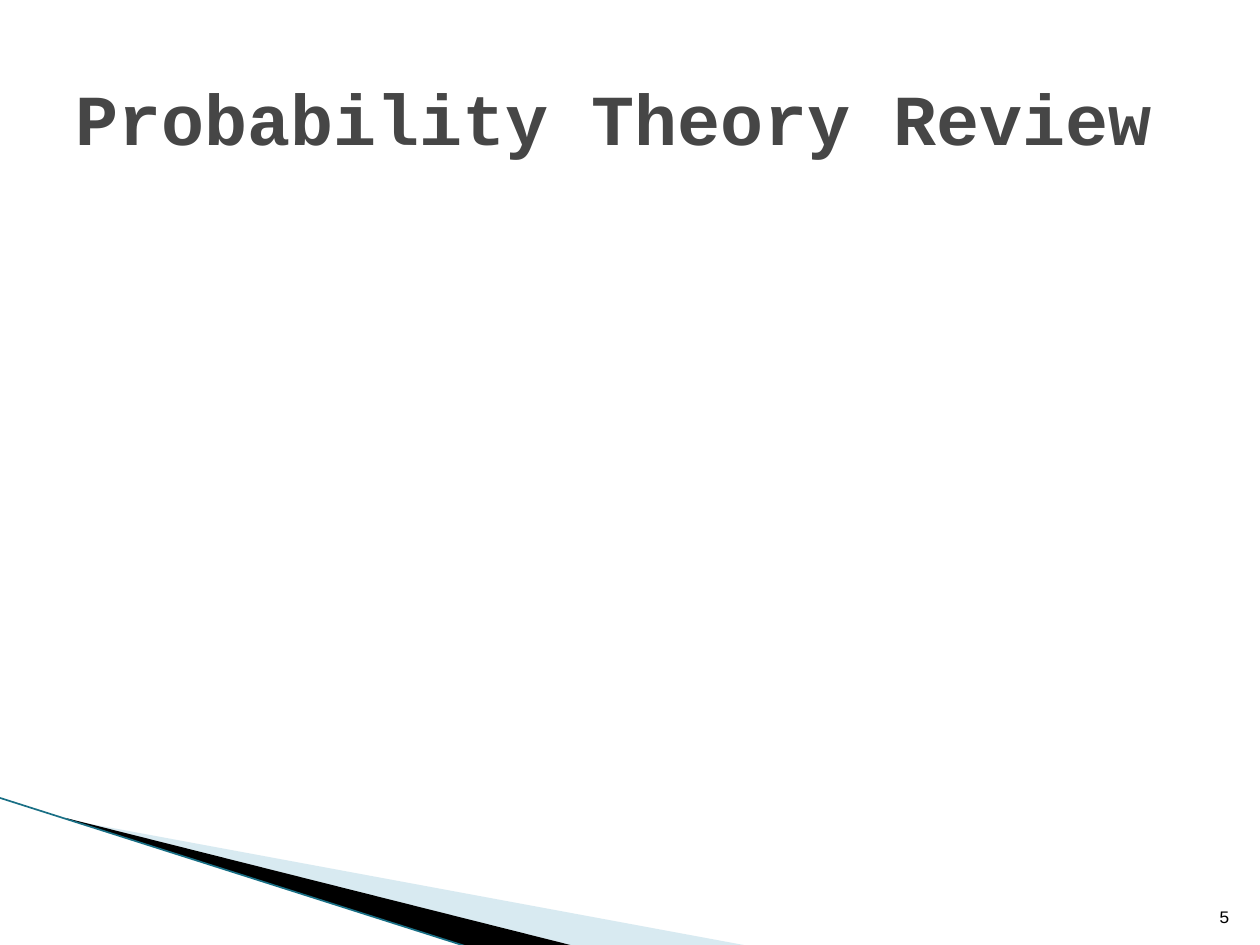
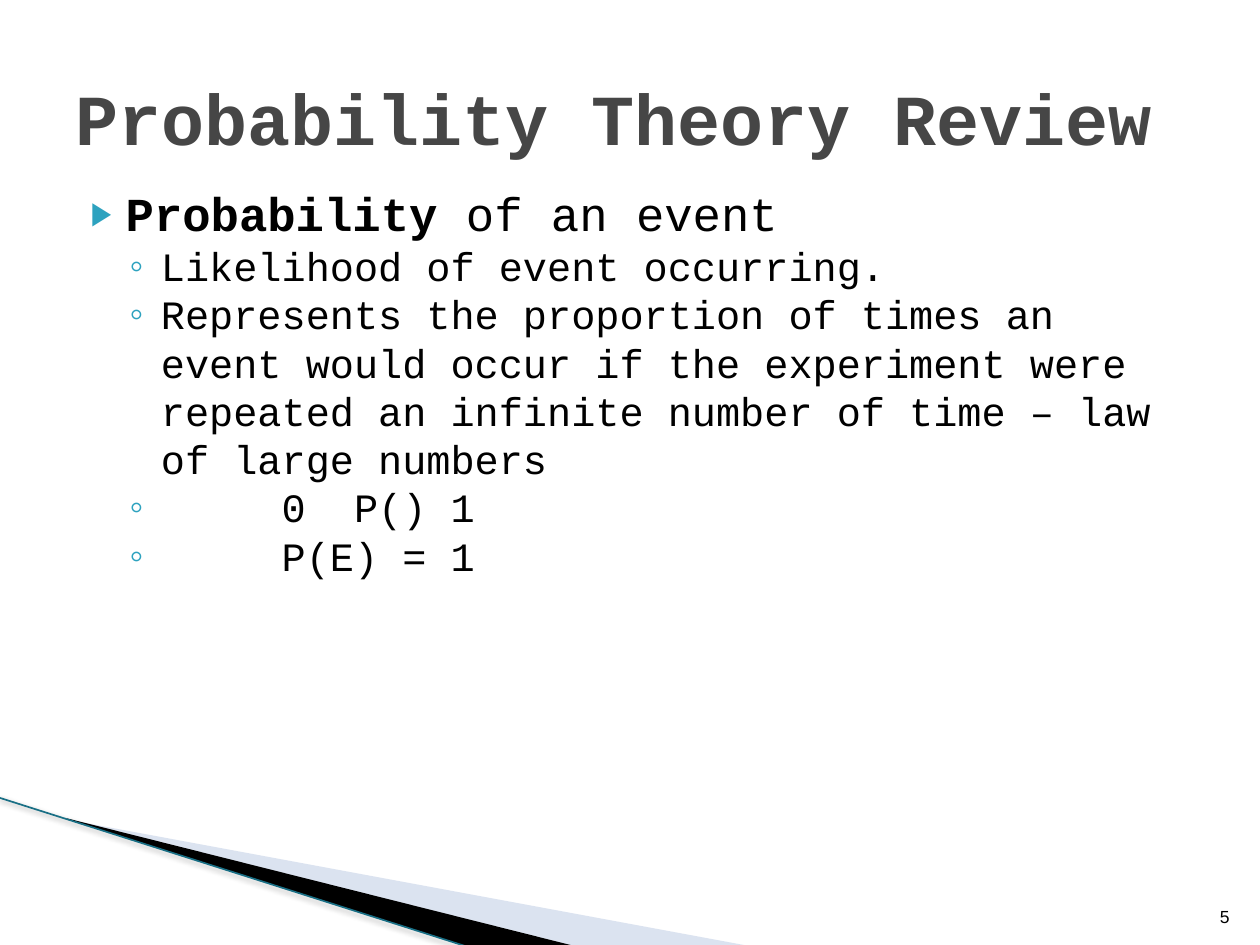
Before and after one commit to ctag/uah, a slide deck: slide 5 of cpe495/individual/hw05/EJ_Ch08_System_Reliability.pptx. Drawn at 1260x945 pixels with LibreOffice and Linux fonts; fonts in the diff are those of the drawing; grey boxes stand for pictures; background and template pictures are left out. Boxes give left, top, right and bottom in pixels: in the first picture for what was removed or moved away, otherwise in the second. Text is boxed around its words. In the diff, an @@ line names an element or a change of style, - is before the commit and + after.

```diff
--- a/cpe495/individual/hw05/EJ_Ch08_System_Reliability.pptx
+++ b/cpe495/individual/hw05/EJ_Ch08_System_Reliability.pptx
@@ text added at <box>126,198,1150,580</box>, 23 pt, text #000000 @@
+▶ Probability of an event
+  ◦ Likelihood of event occurring.
+  ◦ Represents the proportion of times an event would occur if the experiment were repeated an infinite number of time – law of large numbers
+  ◦ 0 P() 1
+  ◦ P(E) = 1
@@ freeform shape at <box>98,689,622,888</box>: fill #A0CBDC at 40% opacity to #A7B9DB at 40% opacity @@
@@ freeform shape at <box>0,798,517,914</box>: outline redrawn @@
@@ line (0, 798) - (467, 945): stroke #97C5D8 0.95 pt to #196F85 0.96 pt @@
@@ page number at <box>1220,911,1230,923</box>: font Courier New to Arial @@
```
Also in this commit, not shown: 27 other slides changed, 1 other file.
